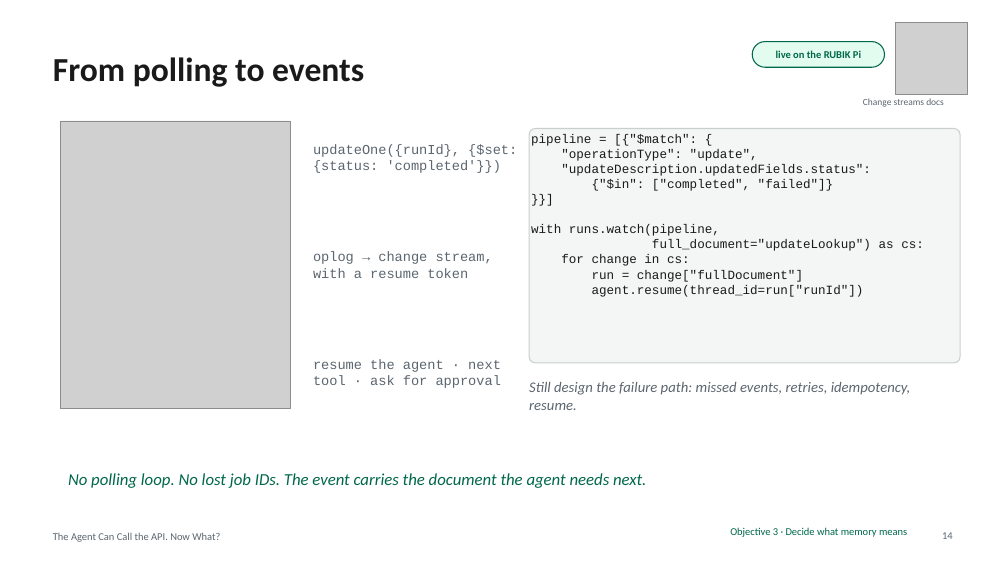
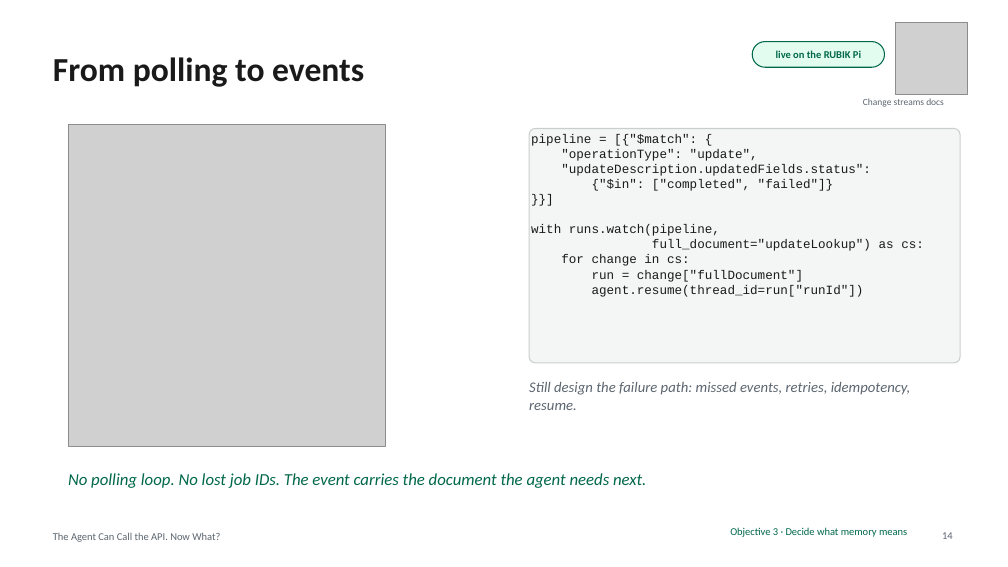
Before and after one commit to eoinjordan/what-should-a-local-agent-remember, a slide deck: slide 14 of slides/what-should-a-local-agent-remember.pptx. Drawn at 1008x567 pixels with LibreOffice and Linux fonts; fonts in the diff are those of the drawing; grey boxes stand for pictures. Boxes give left, top, right and bottom in pixels: in the first picture for what was removed or moved away, otherwise in the second. Text is boxed around its words. In the diff, an @@ line names an element or a change of style, - is before the commit and + after.

```diff
--- a/slides/what-should-a-local-agent-remember.pptx
+++ b/slides/what-should-a-local-agent-remember.pptx
@@ picture: place and size @@
-picture at box(60, 121, 290, 408)
+picture at box(68, 125, 386, 446)
@@ text removed at box(313, 144, 517, 173) @@
-updateOne({runId}, {$set: {status: 'completed'}})
@@ text removed at box(313, 251, 493, 278) @@
-oplog → change stream, with a resume token
@@ text removed at box(313, 359, 501, 388) @@
-resume the agent · next tool · ask for approval
```
Also in this commit, not shown: 26 other slides changed, 2 slides added, 1 slide removed, 36 other files.
